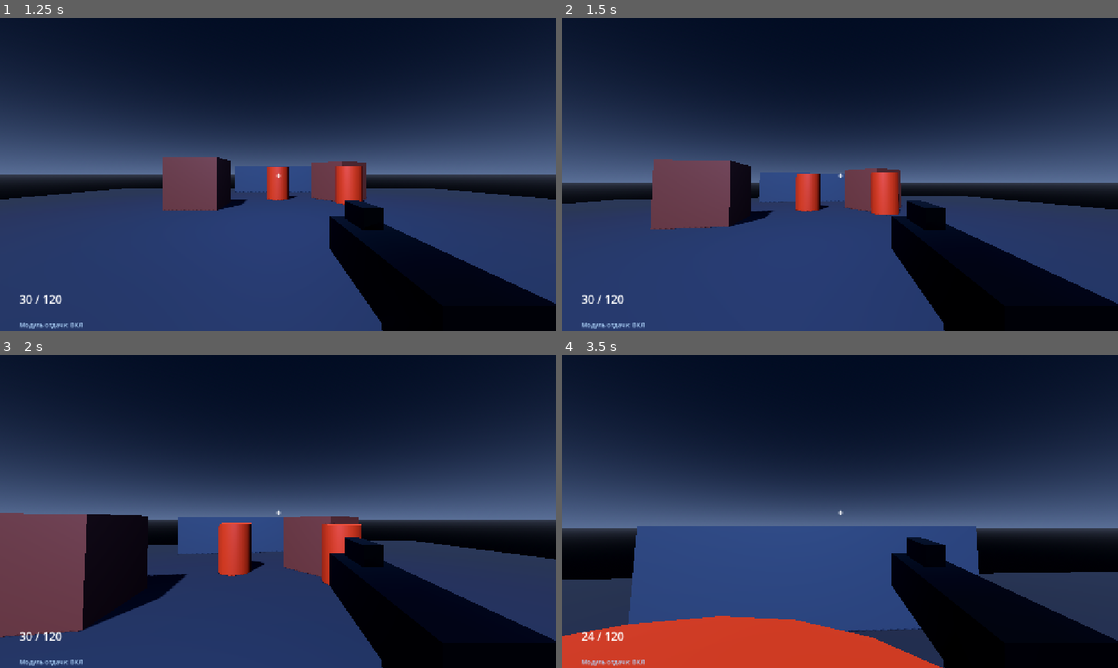
Above: before the commit, frames 1-4 (two rows, left to right).
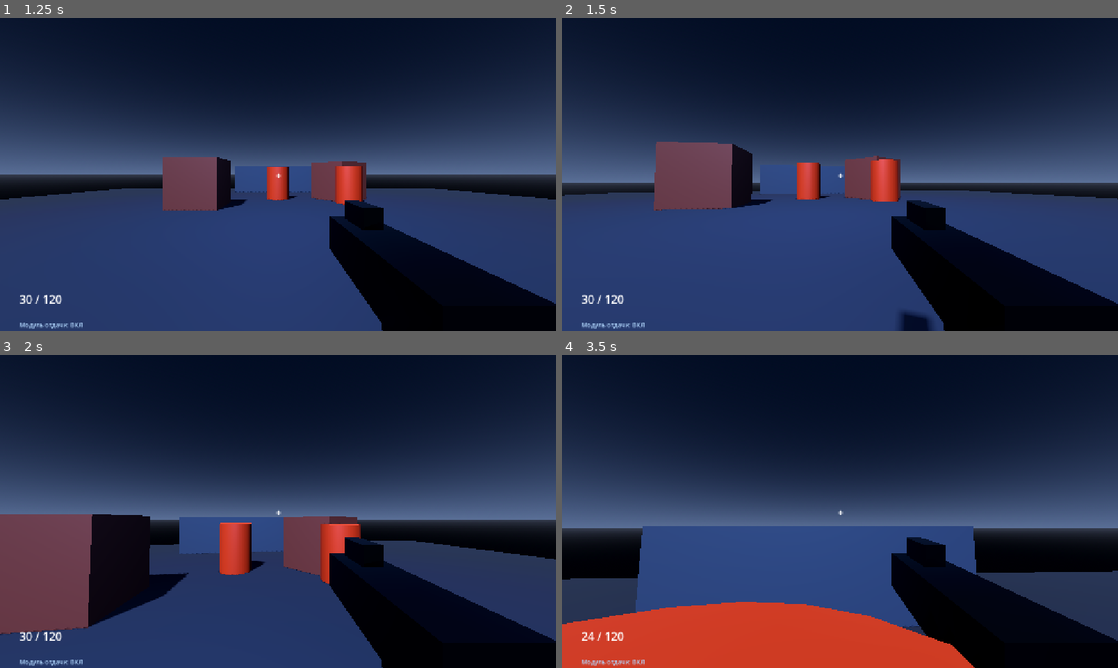
Above: after the commit, the same moments.

Repository: Rassvet-Studio/RogueShoot_New
Game: Godot game, scene res://scenes/main.tscn
The game is run twice, just before and just after one commit, with the same random seed, the same clock (stepped at 60 frames per second) and the same inputs.
Inputs (mouse positions are in pixels of both pictures, inside the frame that each line leads up to):
- Up to frame 1 (1.25 s): click "Модуль ВКЛ — сильнее урон / о…" at 0.5 s
- Up to frame 2 (1.5 s): tap Enter at 1.25 s; move the mouse to (867, 174) at 1.27 s; hold W (move_forward) from 1.28 s (still down); hold Ctrl (slide, bound only after the commit) from 1.28 s (still down)
- Up to frame 3 (2 s): keep holding W (move_forward); keep holding Ctrl (slide, bound only after the commit); tap Space (jump) at 1.52, 1.55, 1.82 s
- Up to frame 4 (3.5 s): keep holding W (move_forward); move the mouse to (812, 511) at 2.02 s; release Ctrl (slide, bound only after the commit) at 2.03 s; tap Space (jump) at 2.1, 2.27, 2.57, 3.05 s; tap Ctrl (slide, bound only after the commit) at 2.3 s; move the mouse to (851, 505) at 2.77 s; press the mouse at (851, 505) at 2.78 s

Frame 1 is identical in both runs. In frame 2, 5.3% of the frame differs, in the area x 0-100%, y 39-100%; in frame 3, 0.8%; in frame 4, 4.3%.

Commit message:
feat: add inertia-preserving player slide

Diff:
--- a/project.godot
+++ b/project.godot
@@ -28,6 +28,7 @@
 toggle_mouse_capture={"deadzone": 0.5, "events": [Object(InputEventKey,"physical_keycode":4194305)]}
 fire={"deadzone": 0.5, "events": [Object(InputEventMouseButton,"button_index":1)]}
 reload={"deadzone": 0.5, "events": [Object(InputEventKey,"physical_keycode":82)]}
+slide={"deadzone": 0.5, "events": [Object(InputEventKey,"physical_keycode":4194326)]}
 
 [layer_names]
 3d_physics/layer_1="World"
--- a/scripts/player/fps_player.gd
+++ b/scripts/player/fps_player.gd
@@ -6,6 +6,14 @@
 @export var move_speed: float = 6.0
 @export var jump_velocity: float = 5.5
 @export var gravity: float = 18.0
+
+@export_category("Slide")
+@export var slide_friction: float = 4.5
+@export var slide_min_speed: float = 4.5
+@export var slide_steer_strength: float = 7.0
+@export var slide_camera_height: float = 0.95
+@export var slide_camera_speed: float = 8.0
+@export var standing_camera_height: float = 1.6
 
 @export_category("Look")
 @export_range(0.01, 1.0, 0.01) var mouse_sensitivity: float = 0.12
@@ -17,6 +25,11 @@
 
 var _pitch_degrees := 0.0
 var _recoil_pitch := 0.0
+var _is_sliding := false
+
+var is_sliding: bool:
+	get:
+		return _is_sliding
 
 func _ready() -> void:
 	add_to_group("players")
@@ -32,20 +45,56 @@
 		_rotate_view(event.relative)
 
 func _physics_process(delta: float) -> void:
+	var was_on_floor := is_on_floor()
 	if not is_on_floor():
 		velocity.y -= gravity * delta
 	elif Input.is_action_just_pressed("jump"):
+		_end_slide()
 		velocity.y = jump_velocity
 	else:
 		velocity.y = 0.0
 
 	var input_vector := Input.get_vector("move_left", "move_right", "move_forward", "move_backward")
 	var wish_direction := (transform.basis * Vector3(input_vector.x, 0.0, input_vector.y)).normalized()
-	velocity.x = wish_direction.x * move_speed
-	velocity.z = wish_direction.z * move_speed
+	if _is_sliding:
+		_process_slide(delta, wish_direction)
+	else:
+		velocity.x = wish_direction.x * move_speed
+		velocity.z = wish_direction.z * move_speed
+		if was_on_floor and Input.is_action_pressed("slide") and wish_direction != Vector3.ZERO and _horizontal_speed() >= slide_min_speed:
+			_begin_slide()
 	move_and_slide()
+	if _is_sliding and not is_on_floor():
+		_end_slide()
 	_recoil_pitch = move_toward(_recoil_pitch, 0.0, 8.0 * delta)
 	camera_pivot.rotation_degrees.x = _pitch_degrees + _recoil_pitch
+	var target_camera_height := slide_camera_height if _is_sliding else standing_camera_height
+	camera_pivot.position.y = move_toward(camera_pivot.position.y, target_camera_height, slide_camera_speed * delta)
+
+func _begin_slide() -> void:
+	_is_sliding = true
+
+func _end_slide() -> void:
+	_is_sliding = false
+
+func _process_slide(delta: float, wish_direction: Vector3) -> void:
+	if not Input.is_action_pressed("slide") or not is_on_floor():
+		_end_slide()
+		return
+	var horizontal_velocity := Vector2(velocity.x, velocity.z)
+	var speed := horizontal_velocity.length()
+	if speed <= slide_min_speed:
+		_end_slide()
+		return
+	if wish_direction != Vector3.ZERO:
+		var desired_velocity := Vector2(wish_direction.x, wish_direction.z) * speed
+		horizontal_velocity = horizontal_velocity.move_toward(desired_velocity, slide_steer_strength * speed * delta)
+	horizontal_velocity = horizontal_velocity.move_toward(Vector2.ZERO, slide_friction * delta)
+	velocity.x = horizontal_velocity.x
+	velocity.z = horizontal_velocity.y
+
+func _horizontal_speed() -> float:
+	return Vector2(velocity.x, velocity.z).length()
 
 func _rotate_view(relative_motion: Vector2) -> void:
 	rotate_y(deg_to_rad(-relative_motion.x * mouse_sensitivity))
